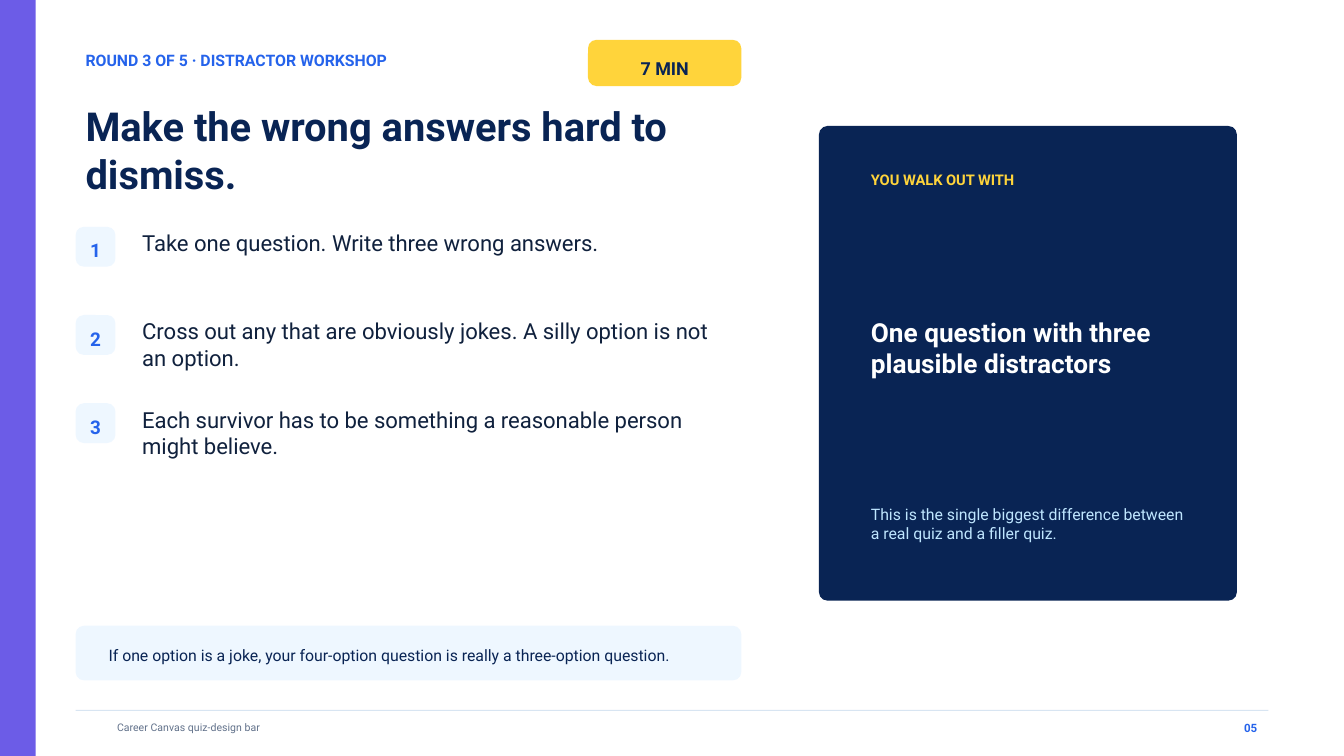
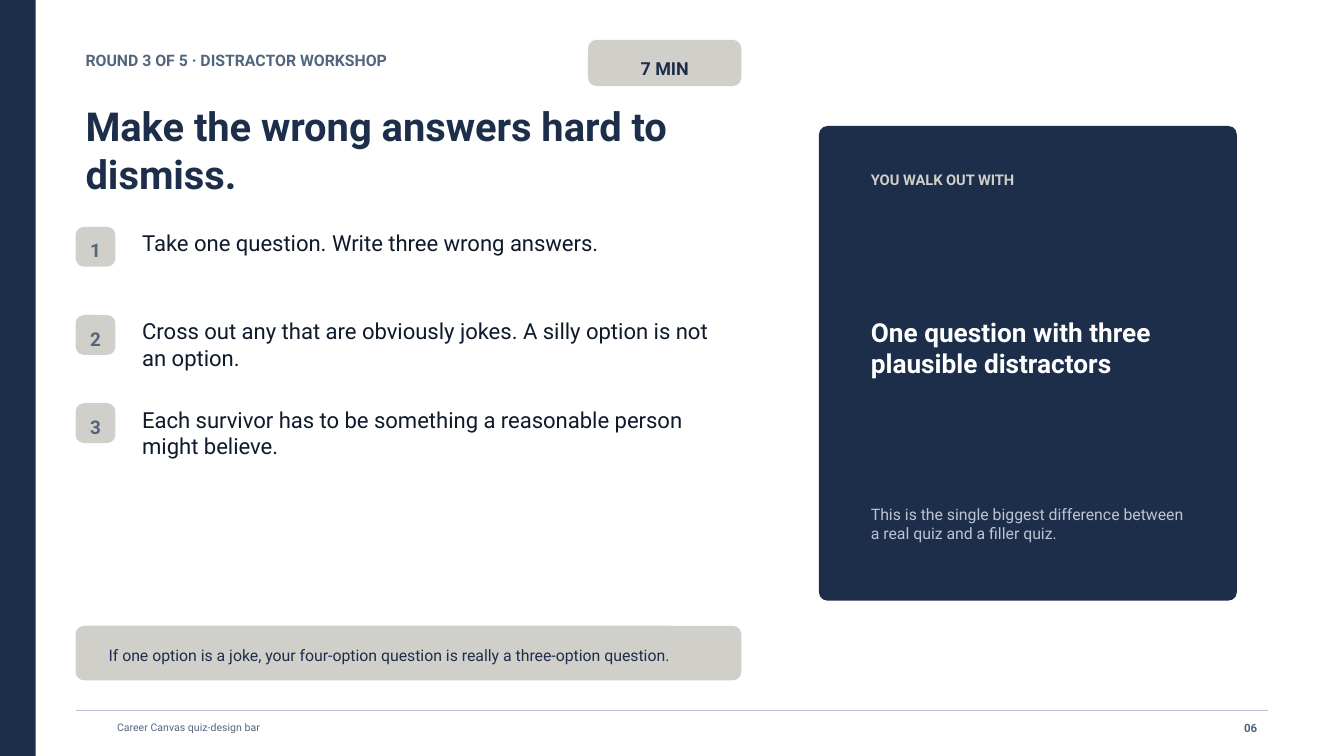
Before and after one commit to jadalin100/career-canvas, a slide deck: slide 6 of slides/output/Career_Canvas_Meeting_6_Build_Your_Quiz_App.pptx (slide 5 before the commit). Drawn at 1344x756 pixels with LibreOffice and Linux fonts; fonts in the diff are those of the drawing. Boxes give left, top, right and bottom in pixels: in the first picture for what was removed or moved away, otherwise in the second. Text is boxed around its words. In the diff, an @@ line names an element or a change of style, - is before the commit and + after.

```diff
--- a/slides/output/Career_Canvas_Meeting_6_Build_Your_Quiz_App.pptx
+++ b/slides/output/Career_Canvas_Meeting_6_Build_Your_Quiz_App.pptx
@@ rectangle at [0, 0, 35, 756]: fill #6C5CE7 to #1C2E4A @@
@@ rounded rectangle at [588, 40, 741, 87]: fill #FFD43B to #D1CFC9 @@
@@ rounded rectangle at [819, 126, 1237, 601]: fill #092454 to #1C2E4A @@
@@ text "YOU WALK OUT WITH" at [871, 174, 1014, 185]: text colour #FFD43B to #D1CFC9 @@
@@ text colour #2563EB to #52677D in 4 elements at [86, 54, 387, 66], [90, 244, 101, 257], [90, 332, 101, 346], [90, 420, 101, 434] @@
@@ text colour #10213D to #0F1A2B in 3 elements at [142, 234, 598, 256], [142, 322, 708, 371], [142, 411, 683, 459] @@
@@ text "This is the single biggest ..." at [871, 508, 1184, 542]: text colour #BFE6FF to #BDC4D4 @@
@@ fill #EEF7FF to #D1CFC9 in 4 elements at [76, 227, 116, 267], [76, 315, 116, 355], [76, 403, 116, 444], [76, 626, 741, 681] @@
@@ text colour #092454 to #1C2E4A in 3 elements at [641, 62, 688, 75], [86, 111, 667, 190], [109, 649, 669, 665] @@
@@ rectangle at [76, 710, 1268, 711]: fill #D8E5F2 to #BDC4D4 @@
@@ text "Career Canvas quiz-design bar" at [117, 723, 260, 733]: text colour #61718A to #52677D @@
@@ text at [1244, 724, 1257, 732]: text changed; text colour #2563EB to #52677D @@
-05
+06
```
Also in this commit, not shown: 9 other slides changed, 1 slide added, 16 other files.
